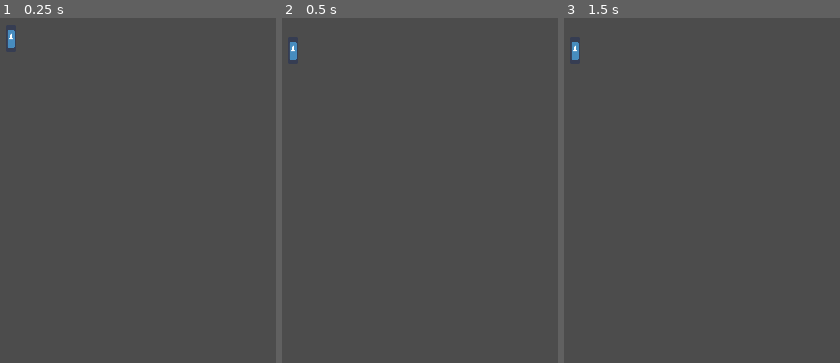
Above: before the commit, frames 1-3 (left to right).
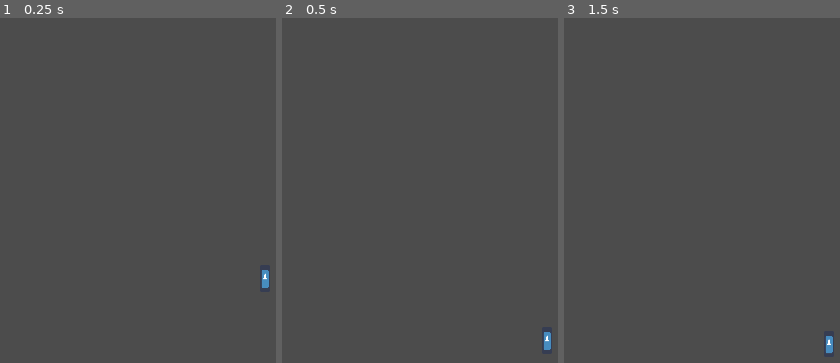
Above: after the commit, the same moments.

Repository: UHSGDC/Photographers-Hike
Game: Godot game, scene res://World/World.tscn
The game is run twice, just before and just after one commit, with the same random seed, the same clock (stepped at 60 frames per second) and the same inputs. This scene is started directly instead of the project's main scene. The engine's default icon, where the game draws it, is replaced by a stand-in: a white triangle on a blue panel in a dark square.
Inputs (mouse positions are in pixels of both pictures, inside the frame that each line leads up to):
- Up to frame 1 (0.25 s): no input
- Up to frame 2 (0.5 s): no input
- Up to frame 3 (1.5 s): tap Enter (ui_accept) at 0.5, 1.25 s; move the mouse to (699, 121) at 0.52 s; hold Ctrl (interact) 0.53-1.28 s; hold D (right) from 0.53 s (still down); click (699, 121) at 0.67 s; tap Space (jump) at 0.77 s; move the mouse to (outside the picture) at 1.27 s; tap Ctrl (interact) at 1.35 s

The runs differ from the first frame. In frame 1, 0.3% of the frame differs, in the area x 2-98%, y 3-79%; in frame 2, 0.3%; in frame 3, 0.3%.

Commit message:
Added question dialog

Diff:
--- a/PhotographersHike/Dialog/DialogBox.gd
+++ b/PhotographersHike/Dialog/DialogBox.gd
@@ -63,6 +63,10 @@
 	show()
 
 	for dialog in dialog_array:
+		if dialog.size() >= 4:
+			var a = yield(output_question(dialog), "completed")
+			print(a)
+			continue
 		yield(output_dialog(dialog), "completed")
 
 	hide()
@@ -71,6 +75,28 @@
 func show_speaker_name(name: String) -> void:
 	$SpeakerName.text = name
 	$SpeakerName.show()
+
+
+
+func output_question(dialog: Array) -> String:
+	var text_delay: float
+
+	if dialog[1] != null:
+		text_delay = text_delay_dictionary[int(dialog[1])]
+	else:
+		text_delay = text_delay_dictionary[TextDelay.MEDIUM]
+
+
+	yield(output_text_and_sound(dialog[0], text_delay), "completed")
+
+
+	var answers: Array
+
+	for i in range(2, dialog.size()):
+		answers.append(dialog[i])
+
+	$AnswerContainer.init(answers)
+	return yield($AnswerContainer, "answer_selected")
 
 
 func output_dialog(dialog: Array) -> void:
--- a/PhotographersHike/World/World.tscn
+++ b/PhotographersHike/World/World.tscn
@@ -1,8 +1,10 @@
-[gd_scene load_steps=15 format=2]
+[gd_scene load_steps=17 format=2]
 
 [ext_resource path="res://World/Levels/Base.tscn" type="PackedScene" id=1]
 [ext_resource path="res://Scenes/PlatformingPlayer.tscn" type="PackedScene" id=2]
 [ext_resource path="res://Scenes/PlayerCamera.tscn" type="PackedScene" id=3]
+[ext_resource path="res://Interactables/NPC.tscn" type="PackedScene" id=4]
+[ext_resource path="res://Dialog/DialogBox.tscn" type="PackedScene" id=5]
 
 [sub_resource type="RectangleShape2D" id=10]
 extents = Vector2( 240, 144 )
@@ -217,7 +219,7 @@
 shape = SubResource( 12 )
 
 [node name="PlatformingPlayer" parent="." instance=ExtResource( 2 )]
-position = Vector2( 1936, 80 )
+position = Vector2( 136, 224 )
 
 [node name="Level" type="TileMap" parent="."]
 tile_set = SubResource( 13 )
@@ -226,3 +228,11 @@
 tile_data = PoolIntArray( -393113, 5, 0, -393112, 5, 0, -327584, 6, 0, -327583, 5, 0, -327582, 5, 0, -327581, 5, 0, -32 …(10618 unchanged characters)…
 
 [node name="PlayerCamera" parent="." instance=ExtResource( 3 )]
+
+[node name="NPC" parent="." instance=ExtResource( 4 )]
+position = Vector2( 416, 232 )
+
+[node name="CanvasLayer" type="CanvasLayer" parent="."]
+
+[node name="DialogBox" parent="CanvasLayer" instance=ExtResource( 5 )]
+visible = false
--- a/PhotographersHike/dialog.json
+++ b/PhotographersHike/dialog.json
@@ -5,7 +5,7 @@
 		[
 			[
 				[
-					["Yo man, afhBASEDnuijasbn afnujiasb afbas jkfbash asbdjkasbfkasf sfbjkasb", 1],
+					["Yo man, afhBASEDnuijasbn afnujiasb afbas jkfbash asbdjkasbfkasf sfbjkasb", 1, ""],
 					["nu huh", 1]
 				],
 				[
@@ -28,7 +28,7 @@
 			[
 				[
 					["Yo guy, afDFDFDFDFDFDhBASEDnuijasbn afnujiasb afbas jkfbash asbdjkasbfkasf sfbjkasb", 1],
-					["nu huh", 1]
+					["nu huh", 1, "ya", "na"]
 				],
 				[
 					["Yo lady, afhnuBAZEijasbn afnujiasb afbas jkfbash asbdjkasbfkasf sfbjkasb", 1],
